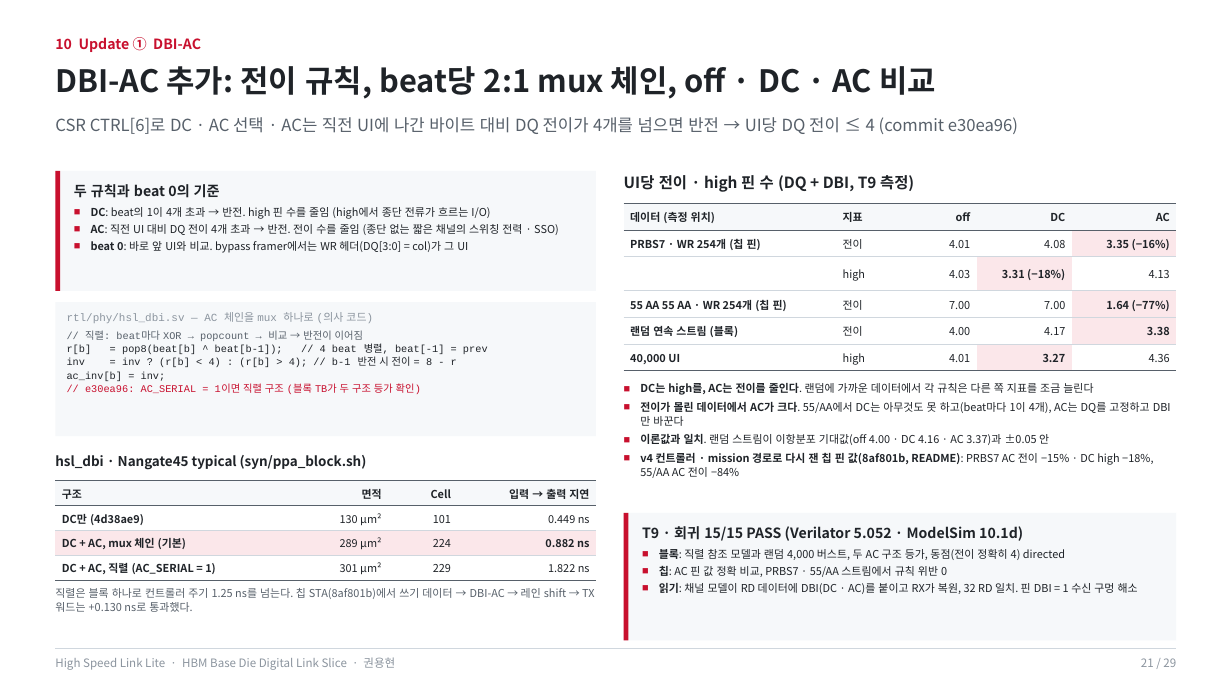
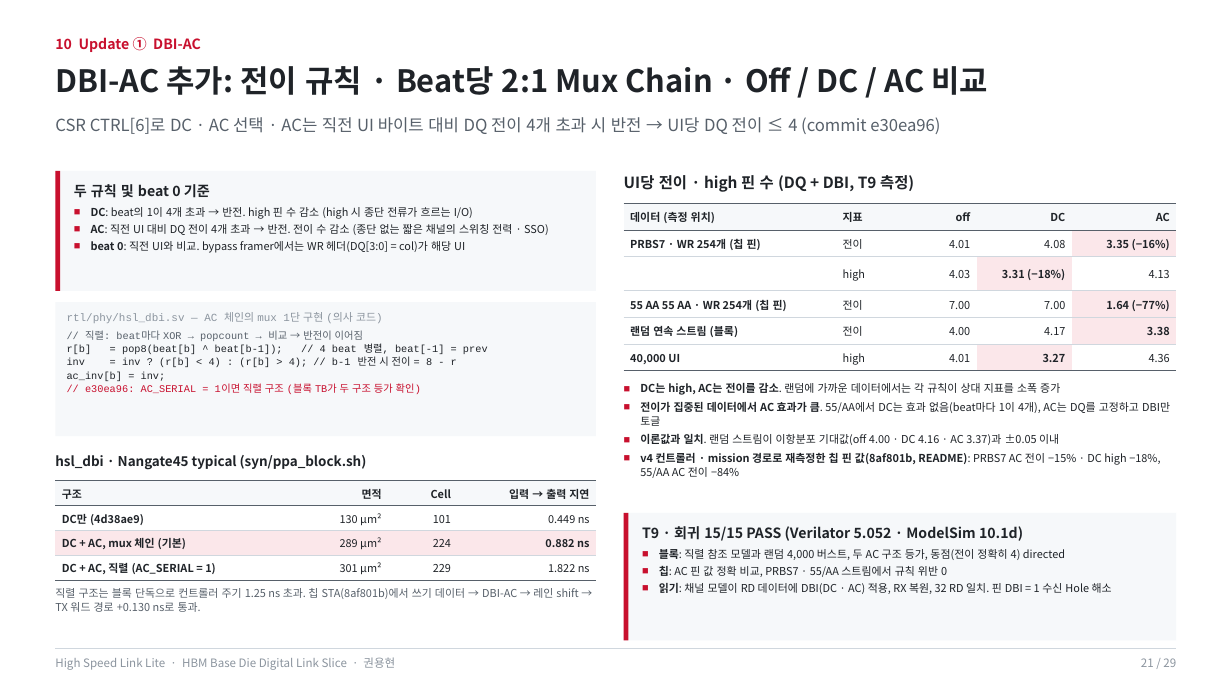
Before and after one commit to yhkwon-git/High_Speed_Link_Lite, a slide deck: slide 21 of portfolio-deck/HighSpeedLinkLite_Portfolio.pptx. Drawn at 1232x693 pixels with LibreOffice and Linux fonts; fonts in the diff are those of the drawing. Boxes give left, top, right and bottom in pixels: in the first picture for what was removed or moved away, otherwise in the second. Text is boxed around its words. In the diff, an @@ line names an element or a change of style, - is before the commit and + after.

```diff
--- a/portfolio-deck/HighSpeedLinkLite_Portfolio.pptx
+++ b/portfolio-deck/HighSpeedLinkLite_Portfolio.pptx
@@ text at box(55, 66, 988, 95): text changed @@
-DBI-AC 추가: 전이 규칙, beat당 2:1 mux 체인, off · DC · AC 비교
+DBI-AC 추가: 전이 규칙 · Beat당 2:1 Mux Chain · Off / DC / AC 비교
@@ text at box(55, 117, 940, 134): text changed @@
-CSR CTRL[6]로 DC · AC 선택 · AC는 직전 UI에 나간 바이트 대비 DQ 전이가 4개를 넘으면 반전 → UI당 DQ 전이 ≤ 4 (commit e30ea96)
+CSR CTRL[6]로 DC · AC 선택 · AC는 직전 UI 바이트 대비 DQ 전이 4개 초과 시 반전 → UI당 DQ 전이 ≤ 4 (commit e30ea96)
@@ text at box(74, 184, 549, 253): text changed @@
-두 규칙과 beat 0의 기준
-■ DC: beat의 1이 4개 초과 → 반전. high 핀 수를 줄임 (high에서 종단 전류가 흐르는 I/O)
-■ AC: 직전 UI 대비 DQ 전이 4개 초과 → 반전. 전이 수를 줄임 (종단 없는 짧은 채널의 스위칭 전력 · SSO)
-■ beat 0: 바로 앞 UI와 비교. bypass framer에서는 WR 헤더(DQ[3:0] = col)가 그 UI
+두 규칙 및 beat 0 기준
+■ DC: beat의 1이 4개 초과 → 반전. high 핀 수 감소 (high 시 종단 전류가 흐르는 I/O)
+■ AC: 직전 UI 대비 DQ 전이 4개 초과 → 반전. 전이 수 감소 (종단 없는 짧은 채널의 스위칭 전력 · SSO)
+■ beat 0: 직전 UI와 비교. bypass framer에서는 WR 헤더(DQ[3:0] = col)가 해당 UI
@@ text at box(67, 312, 383, 323): text changed @@
-rtl/phy/hsl_dbi.sv — AC 체인을 mux 하나로 (의사 코드)
+rtl/phy/hsl_dbi.sv — AC 체인의 mux 1단 구현 (의사 코드)
@@ text at box(640, 383, 1170, 478): text changed @@
-■ DC는 high를, AC는 전이를 줄인다. 랜덤에 가까운 데이터에서 각 규칙은 다른 쪽 지표를 조금 늘린다
-■ 전이가 몰린 데이터에서 AC가 크다. 55/AA에서 DC는 아무것도 못 하고(beat마다 1이 4개), AC는 DQ를 고정하고 DBI만 바꾼다
-■ 이론값과 일치. 랜덤 스트림이 이항분포 기대값(off 4.00 · DC 4.16 · AC 3.37)과 ±0.05 안
-■ v4 컨트롤러 · mission 경로로 다시 잰 칩 핀 값(8af801b, README): PRBS7 AC 전이 −15% · DC high −18%, 55/AA AC 전이 −84%
+■ DC는 high, AC는 전이를 감소. 랜덤에 가까운 데이터에서는 각 규칙이 상대 지표를 소폭 증가
+■ 전이가 집중된 데이터에서 AC 효과가 큼. 55/AA에서 DC는 효과 없음(beat마다 1이 4개), AC는 DQ를 고정하고 DBI만 토글
+■ 이론값과 일치. 랜덤 스트림이 이항분포 기대값(off 4.00 · DC 4.16 · AC 3.37)과 ±0.05 이내
+■ v4 컨트롤러 · mission 경로로 재측정한 칩 핀 값(8af801b, README): PRBS7 AC 전이 −15% · DC high −18%, 55/AA AC 전이 −84%
@@ text at box(55, 588, 578, 612): text changed @@
-직렬은 블록 하나로 컨트롤러 주기 1.25 ns를 넘는다. 칩 STA(8af801b)에서 쓰기 데이터 → DBI-AC → 레인 shift → TX 워드는 +0.130 ns로 통과했다.
+직렬 구조는 블록 단독으로 컨트롤러 주기 1.25 ns 초과. 칩 STA(8af801b)에서 쓰기 데이터 → DBI-AC → 레인 shift → TX 워드 경로 +0.130 ns로 통과.
@@ text at box(659, 583, 1112, 594): text changed @@
-■ 읽기: 채널 모델이 RD 데이터에 DBI(DC · AC)를 붙이고 RX가 복원, 32 RD 일치. 핀 DBI = 1 수신 구멍 해소
+■ 읽기: 채널 모델이 RD 데이터에 DBI(DC · AC) 적용, RX 복원, 32 RD 일치. 핀 DBI = 1 수신 Hole 해소
```
Also in this commit, not shown: 26 other slides changed, 1 other file.
